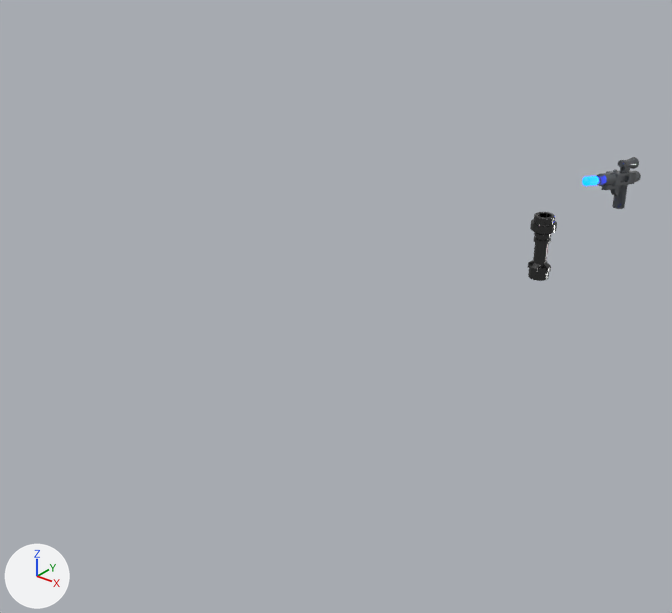
The Blender file gun.blend: old version first, new version second.
Rendered twice from a 50 mm lens placed at (90.3, -235.6, 86.3), pointed at (-36.3, -77.3, -11.8). Arrows for +X, +Y and +Z are at lower left; the lights stay in place. The first picture is the older version.

The scene before the commit, as lines of its bpy script (objects in view):
```python
me_58247_001 = bpy.data.meshes.new('58247.001')
me_58247_001.from_pydata(...)  # 593 vertices, 418 faces; spans x -1.6..1.6, y 0.0..13.7, z -9.4..14.7
me_58247_001.materials.append(mat_mb_o_948_199)
me_64567_002 = bpy.data.meshes.new('64567.002')
me_64567_002.from_pydata(...)  # 1044 vertices, 640 faces; spans x -3.0..3.0, y 0.0..15.8, z -3.0..3.0
me_64567_002.materials.append(mat_material_002)  # dark grey #595959
ob_blaster = bpy.data.objects.new('Blaster', None)
ob_blaster.location = (0.0, 0.0, 0.0)
ob_hilt = bpy.data.objects.new('hilt', me_64567_002)
ob_hilt.parent = ob_ls
ob_hilt.location = (0.0, 0.0, 0.0)
ob_hilt.rotation_euler = (1.571, 0.0, 0.0)  # degrees (90, 0, 0)
ob_part = bpy.data.objects.new('part', me_58247_001)
ob_part.parent = ob_blaster
ob_part.location = (0.211, 0.0, 0.0)
ob_part.rotation_euler = (1.571, 0.0, 0.0)  # degrees (90, 0, 0)
```
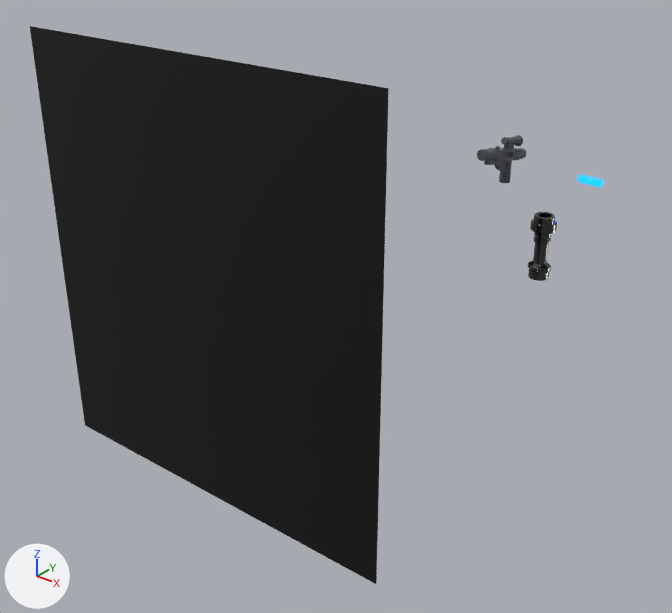
ob_blaster is not drawn itself; it is the parent of ob_part.

Boxes [x1, y1, x2, y2] around the edits, measured in the pictures (672 x 613 px):
```json
{"object": "Plane", "change": "added", "after": [30, 26, 389, 584]}
{"object": "part", "change": "moved", "before": [597, 157, 641, 209], "after": [477, 135, 526, 183]}
```

Scene script edits in JSON lines:
```json
{"op": "add", "block": "mat_material_005", "code": ["mat_material_005 = bpy.data.materials.new('Material.005')", "# nodes: BsdfPrincipled, Mix, OutputMaterial, VertexColor", "# colours: white #fff7f7, black #000000, mixed with the vertex colours"]}
{"op": "add", "block": "me_plane_001", "code": ["me_plane_001 = bpy.data.meshes.new('Plane.001')", "me_plane_001.from_pydata(...)  # 4225 vertices, 4096 faces; spans x -1.0..1.0, y -1.0..1.0, z 0.0", "me_plane_001.materials.append(mat_material_005)"]}
{"op": "set", "path": "ob_blaster.location", "old": "(0.0, 0.0, 0.0)", "new": "(-28.45, 0.0, 0.0)"}
{"op": "set", "path": "ob_part.location", "old": "(0.211, 0.0, 0.0)", "new": "(-6.418, 0.0, 0.0)"}
{"op": "add", "block": "ob_plane", "code": ["ob_plane = bpy.data.objects.new('Plane', me_plane_001)", "ob_plane.location = (-30.1, -126.7, 10.3)", "ob_plane.rotation_euler = (1.571, 0.0, 0.0)  # degrees (90, 0, 0)", "ob_plane.scale = (-42.9, -45.9, -2.5)"]}
```
